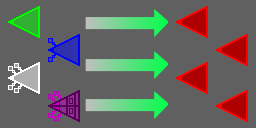
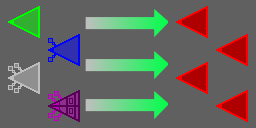
Two versions of the same layered image (w=256, h=128). Layer-by-layer changes:
painted on "Enemy_Elite.xcf #1" over [8, 62, 40, 94]
